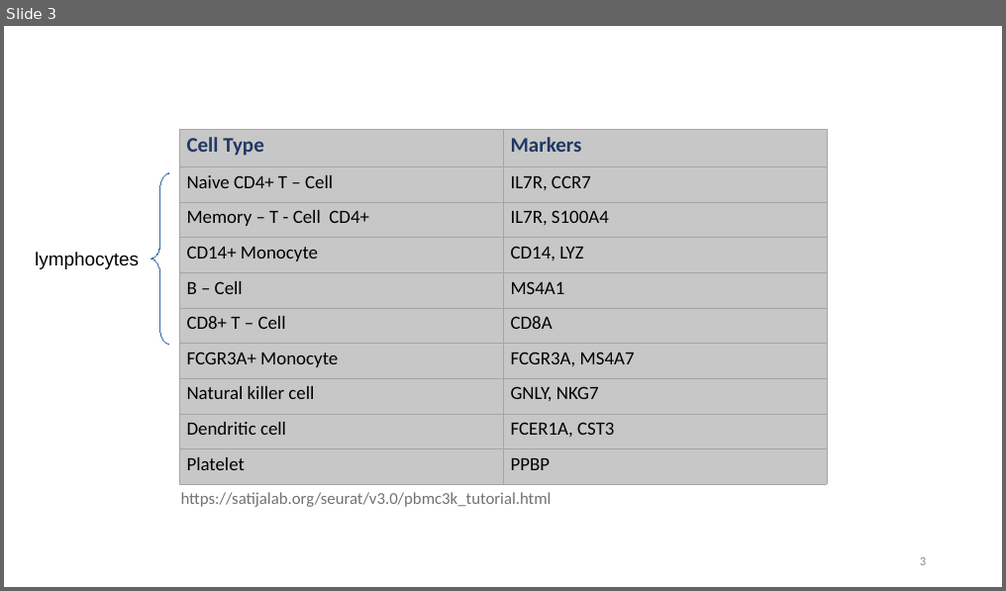
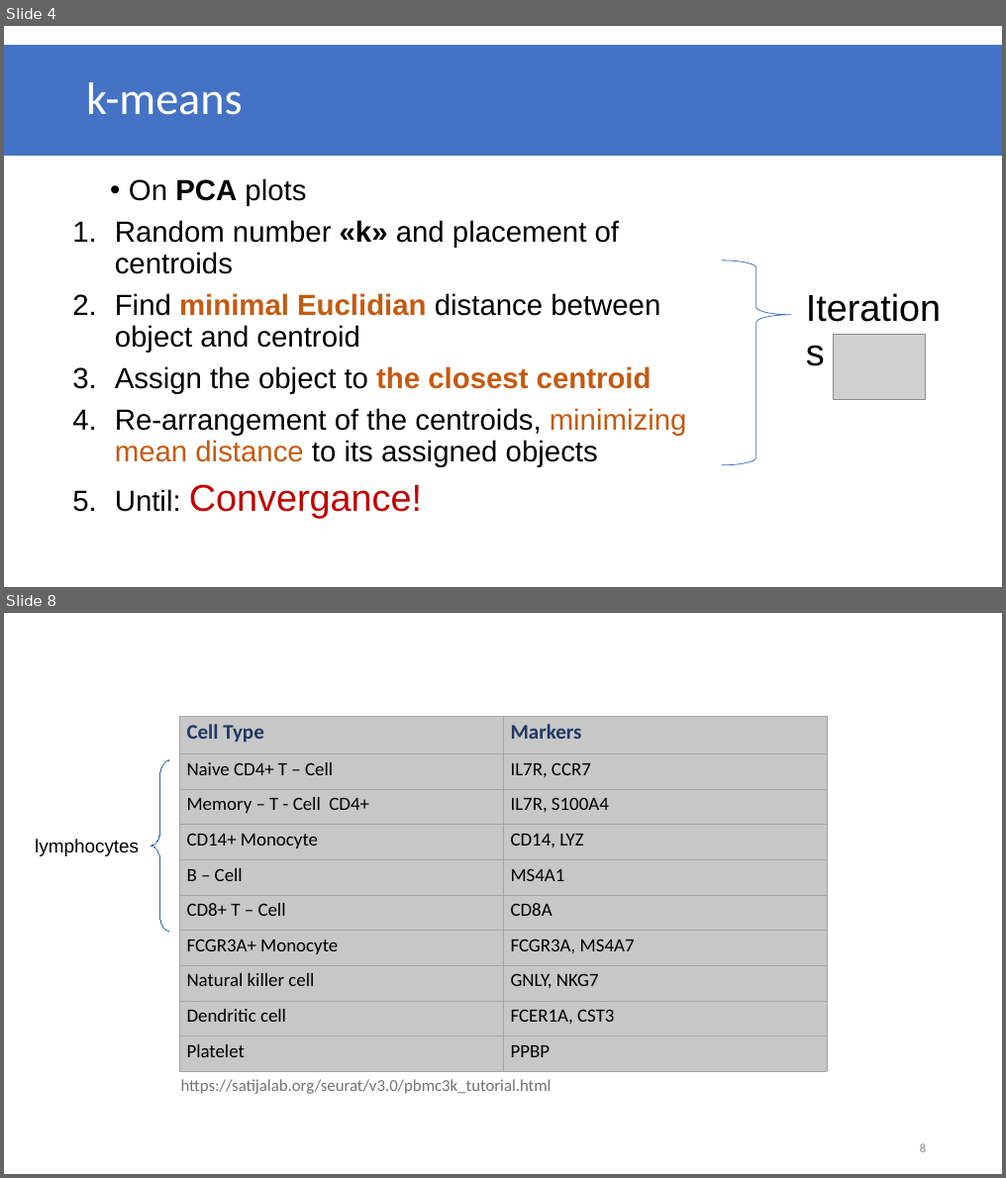
Before and after one commit to datascience-mobi/group-01-project-4-1, a slide deck: K-means clustering.pptx. Shown one above the other, each under a label of ours: slide 3 before the commit, slides 4 and 8 after it; the slides between them are not shown. The pictures are 1006x591 and 1006x1178 pixels, drawn with LibreOffice and Linux fonts; fonts in the diff are those of the drawing; grey boxes stand for pictures. Boxes give left, top, right and bottom in pixels: in the first picture for what was removed or moved away, otherwise in the second. Text is boxed around its words. In the diff, an @@ line names an element or a change of style, - is before the commit and + after.

```diff
--- a/K-means clustering.pptx
+++ b/K-means clustering.pptx
@@ slide 4 added at <box>4,26,1002,587</box>, background #FFFFFF @@
@@ rectangle added at <box>4,46,1002,155</box>, fill #4472C4, outline #4472C4 2 pt, 44 pt, text #FFFFFF @@
+k-means
@@ text added at <box>115,178,687,518</box>, 28 pt, text #000000 @@
+  • On PCA plots
+1. Random number «k» and placement of centroids
+2. Find minimal Euclidian distance between object and centroid
+3. Assign the object to the closest centroid
+4. Re-arrangement of the centroids, minimizing mean distance to its assigned objects
+5. Until: Convergance!
@@ right brace added at <box>722,261,792,466</box>, outline #3F6FC3 0.75 pt @@
@@ text added at <box>798,280,960,334</box>, 36 pt, text #000000 @@
+Iterations
@@ picture added at <box>834,335,926,399</box> @@
@@ what was slide 3 is now slide 8 @@
@@ page number at <box>920,1144,926,1153</box>: text changed @@
-3
+8
```
Also in this commit, not shown: 1 slide changed, 4 other slides added.
